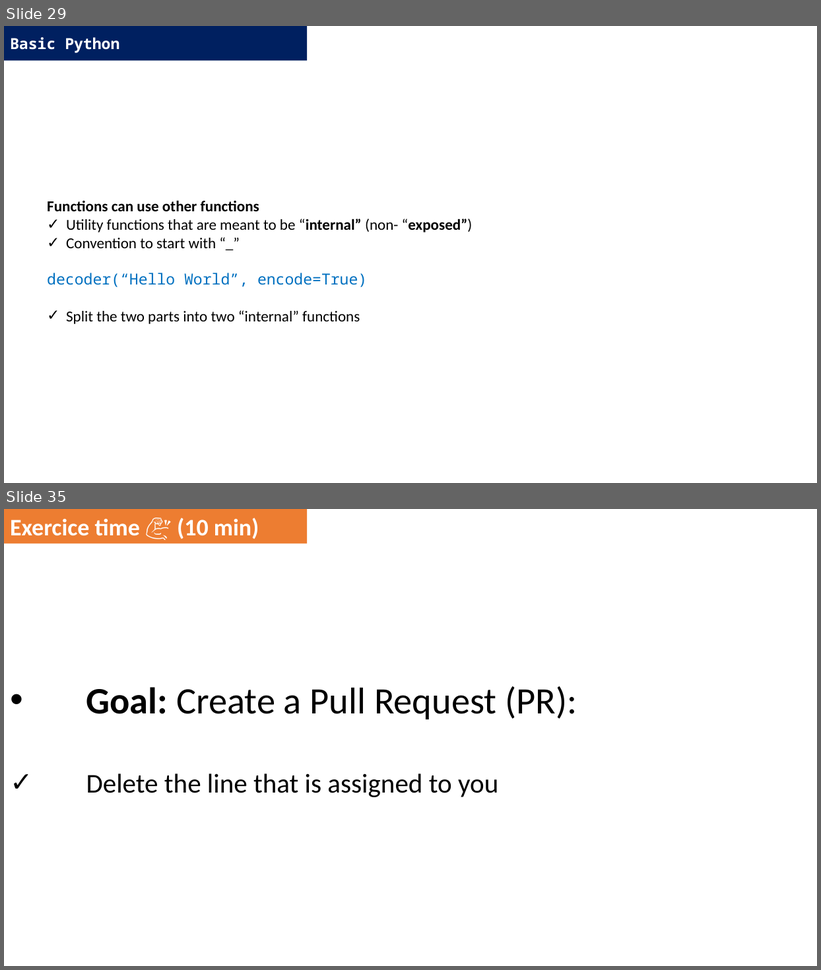
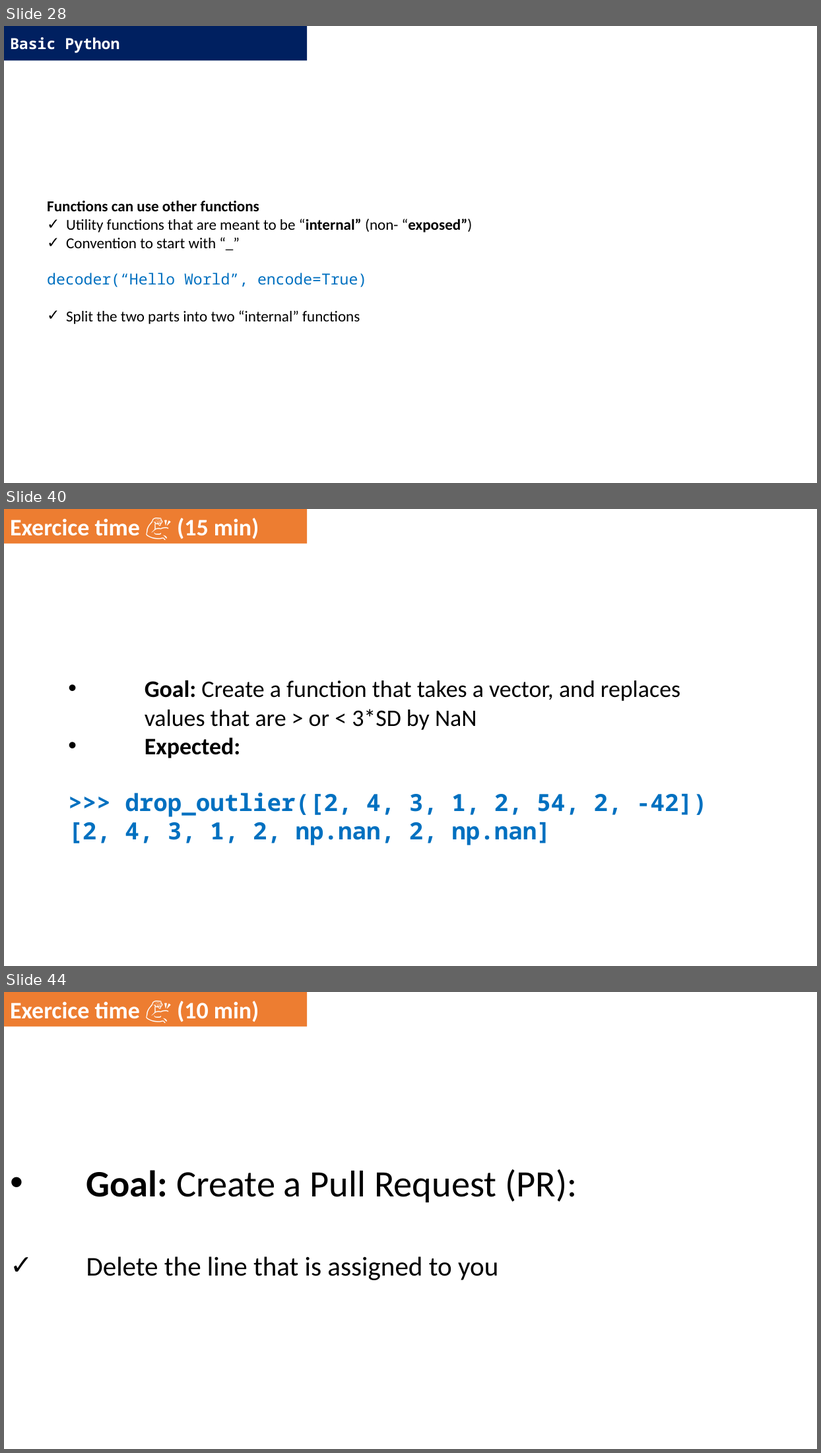
Before and after one commit to DominiqueMakowski/teaching, a slide deck: Python/2022_Zurich/AdvancedPython_2022.pptx. Shown one above the other, each under a label of ours: slides 29 and 35 before the commit, slides 28, 40 and 44 after it; the slides between them are not shown. The pictures are 821x970 and 821x1453 pixels, drawn with LibreOffice and Linux fonts; fonts in the diff are those of the drawing. Boxes give left, top, right and bottom in pixels: in the first picture for what was removed or moved away, otherwise in the second. Text is boxed around its words. In the diff, an @@ line names an element or a change of style, - is before the commit and + after.

```diff
--- a/Python/2022_Zurich/AdvancedPython_2022.pptx
+++ b/Python/2022_Zurich/AdvancedPython_2022.pptx
@@ slide 40 added at [4,509,817,966], background #FFFFFF @@
@@ rectangle added at [4,509,307,544], fill #ED7D31, 28 pt, text #FFFFFF, bold @@
+Exercice time 💪 (15 min)
@@ text added at [68,680,708,846], 28 pt, text #000000, bold @@
+• Goal: Create a function that takes a vector, and replaces values that are > or < 3*SD by NaN
+• Expected:
+>>> drop_outlier([2, 4, 3, 1, 2, 54, 2, -42])
+[2, 4, 3, 1, 2, np.nan, 2, np.nan]
@@ what was slide 29 is now slide 28 @@
@@ what was slide 35 is now slide 44 @@
```
Also in this commit, not shown: 5 slides changed, 12 other slides added, 5 slides removed.
